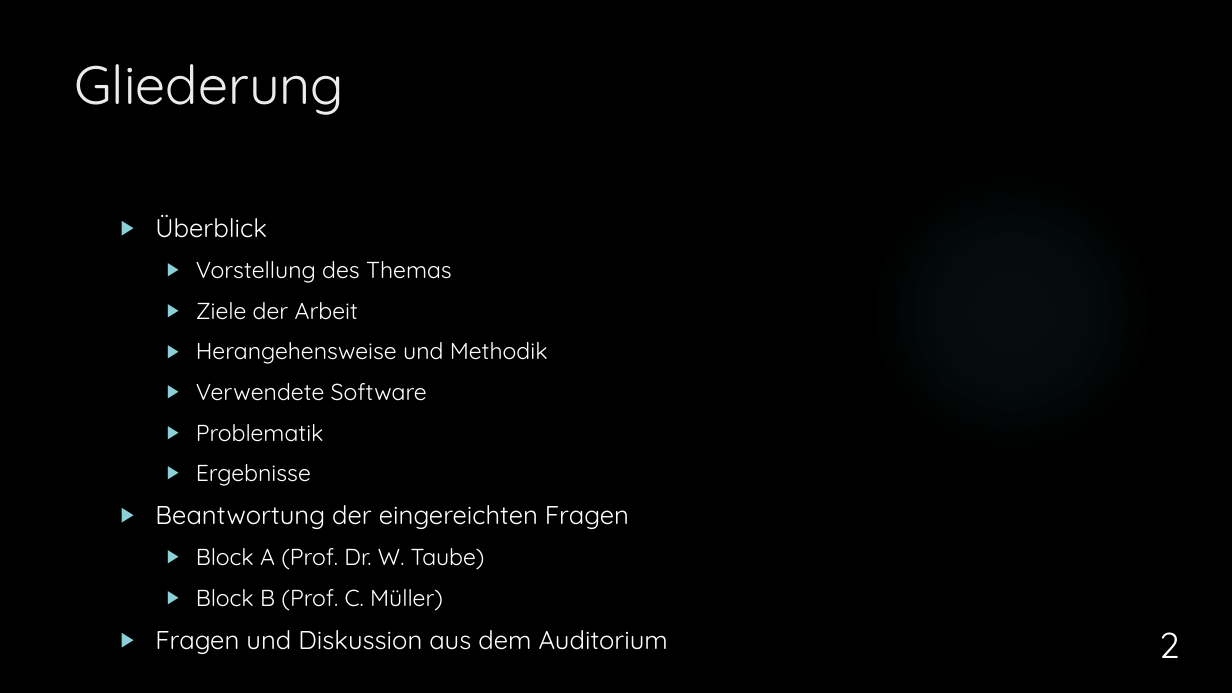
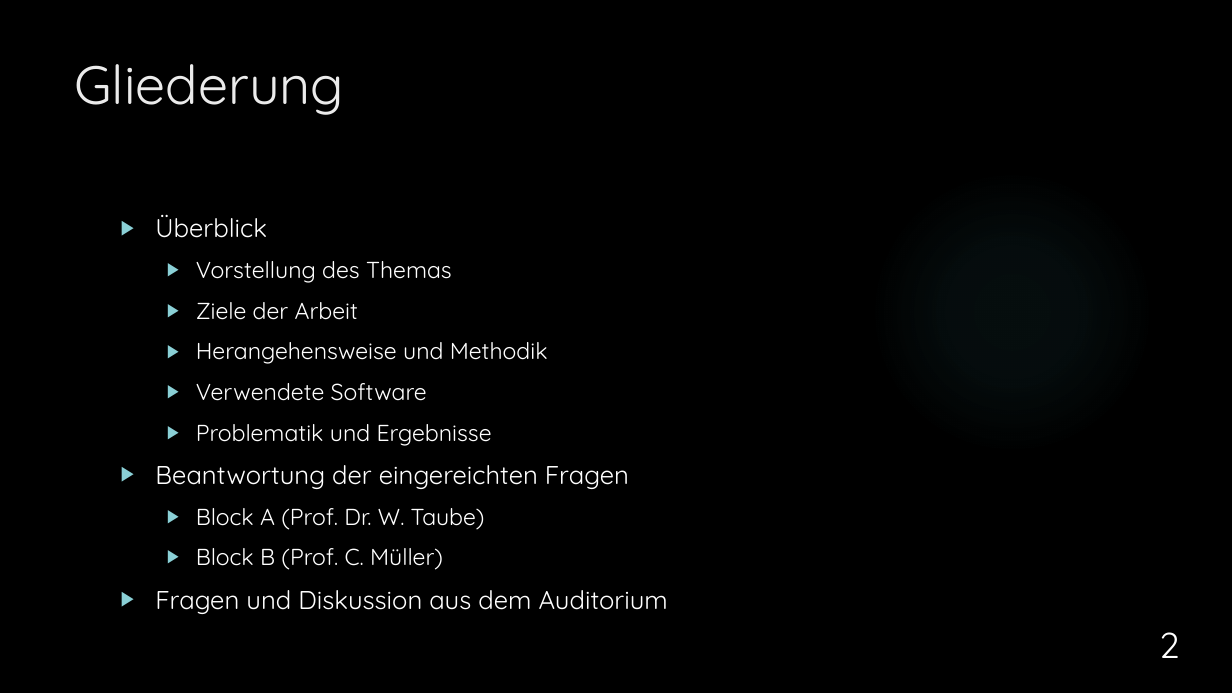
Before and after one commit to dNovel/MasterThesisWS1415, a slide deck: slide 2 of Disputation/Praesentation_DominikSteffen.pptx. Drawn at 1232x693 pixels with LibreOffice and Linux fonts; fonts in the diff are those of the drawing; background and template pictures are left out. Boxes give left, top, right and bottom in pixels: in the first picture for what was removed or moved away, otherwise in the second. Text is boxed around its words. In the diff, an @@ line names an element or a change of style, - is before the commit and + after.

```diff
--- a/Disputation/Praesentation_DominikSteffen.pptx
+++ b/Disputation/Praesentation_DominikSteffen.pptx
@@ text at <box>196,424,492,446</box>: text changed @@
-  ▶ Problematik
-  ▶ Ergebnisse
+  ▶ Problematik und Ergebnisse
```
Also in this commit, not shown: 7 other slides changed, 1 slide added.
